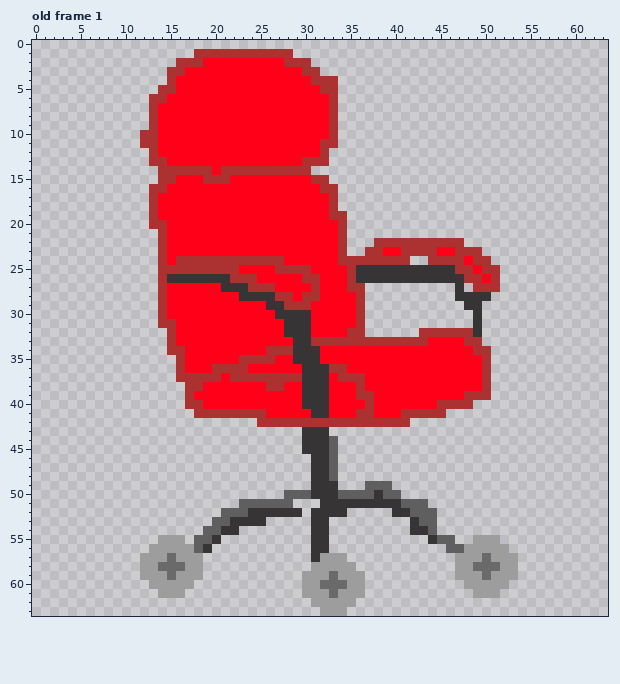
One commit to this pixel-art file: draclove-love/typeshit/zidle_idle.aseprite. The picture above is the old version.
64x64 pixels, 1 frame. Shown: old frame 1. The commit also changed other frames, which this record leaves out.
New version:
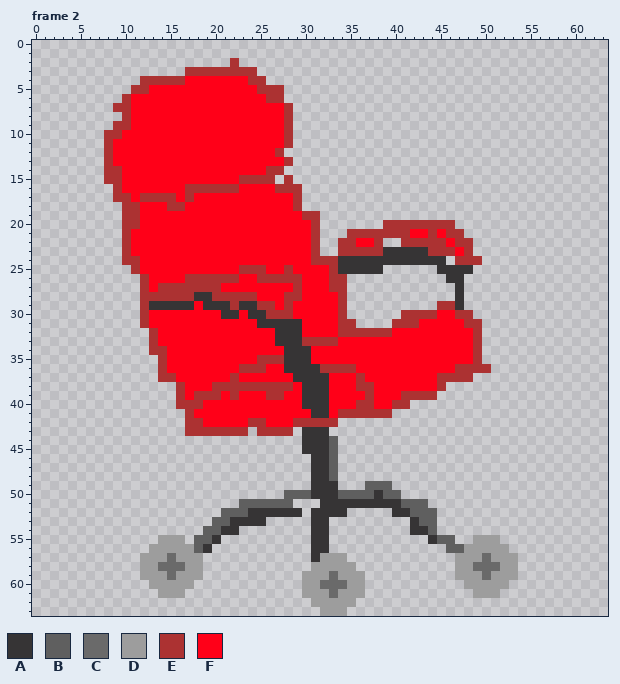
Palette (. is transparent): A #363435  B #5f5f5f  C #6a6a6a  D #9d9d9d  E #ac3232  F #ff0018
A new or re-ordered frame is compared with the old frame closest to it.
Log entry: Made idle animation for chair
What changed:
frames 1 -> 8
--- frame 2 is new; against old frame 1
@@ x 0..63 @@
  0 ................................................................
- 1 ..................EEEEEEEEEEE...................................
- 2 ................EEEFFFFFFFFFEEE.................................
- 3 ...............EEFFFFFFFFFFFFFEE................................
- 4 ...............EFFFFFFFFFFFFFFFEEE..............................
- 5 ..............EEFFFFFFFFFFFFFFFFEE..............................
- 6 .............EEFFFFFFFFFFFFFFFFFFE..............................
- 7 .............EFFFFFFFFFFFFFFFFFFFE..............................
- 8 .............EFFFFFFFFFFFFFFFFFFFE..............................
- 9 .............EFFFFFFFFFFFFFFFFFFFE..............................
-10 ............EEFFFFFFFFFFFFFFFFFFFE..............................
-11 ............EEFFFFFFFFFFFFFFFFFFEE..............................
-12 .............EFFFFFFFFFFFFFFFFFFE...............................
-13 .............EEFFFFFFFFFFFFFFFEEE...............................
-14 ..............EEEEEEFEEEEEEEEEE.................................
-15 ..............EEFFFEEEFFFFFFFFFEE...............................
-16 .............EEFFFFFFFFFFFFFFFFFEE..............................
-17 .............EFFFFFFFFFFFFFFFFFFFE..............................
-18 .............EFFFFFFFFFFFFFFFFFFFE..............................
-19 .............EFFFFFFFFFFFFFFFFFFFEE.............................
-20 .............EEFFFFFFFFFFFFFFFFFFFE.............................
-21 ..............EFFFFFFFFFFFFFFFFFFFE.............................
-22 ..............EFFFFFFFFFFFFFFFFFFFE...EEEEEEEEEE................
-23 ..............EFFFFFFFFFFFFFFFFFFFE..EEFFEEEEFFEEE..............
-24 ..............EFEEEEEEEEEEEEFFFFFFEEEEEEEE..EEEEFEE.............
-25 ..............EEEEEEEEEFFFFEEEEFFFFEAAAAAAAAAAAEEFEE............
-26 ..............EAAAAAAAEEEFFFFFEEFFFEAAAAAAAAAAAAEEFE............
-27 ..............EFFFFFFAAAEEEFFFFEFFFEE..........A.EEE............
-28 ..............EFFFFFFFFAAAAEEFEEFFFFE..........AAAA.............
-29 ..............EFFFFFFFFFFFAAEEEFFFFFE...........AA..............
-30 ..............EFFFFFFFFFFFFAAAAFFFFFE............A..............
-31 ..............EEFFFFFFFFFFFFAAAFFFFFE............A..............
-32 ...............EFFFFFFFFFFFFAAAFFFFEE......EEEEEEA..............
-33 ...............EFFFFFFFFFFFFFAAEEEEEEEEEEEEEFFFFEE..............
-34 ...............EEFFFFFFFFFEEEAAAFFFFFFFFFFFFFFFFFEE.............
-35 ................EFFFFFFEEEEFFAAAFFFFFFFFFFFFFFFFFFE.............
-36 ................EFFFEEEEFFFFFFAAAEEFFFFFFFFFFFFFFFE.............
-37 ................EEEEEFEEEEEEEEAAAFEEEFFFFFFFFFFFFFE.............
-38 .................EEFFFFFFFEEFFAAAFFFEFFFFFFFFFFFFFE.............
-39 .................EFFFFFFFFFFFFAAAFFFEEFFFFFFFFFFEEE.............
-40 .................EEFFFFFFFFFFFAAAFFFFEFFFFFFFEEEE...............
-41 ..................EEEEEEEEFFFFFAAFFFEEFFFEEEEE..................
-42 .........................EEEEEEEEEEEEEEEEE......................
-43 ..............................AAA...............................
+ 1 ................................................................
+ 2 ......................E.........................................
+ 3 .................EEEEEEEE.......................................
+ 4 ............EEEEEFFFFFFFEE......................................
+ 5 ...........EEFFFFFFFFFFFFEEE....................................
+ 6 ..........EFFFFFFFFFFFFFFFEE....................................
+ 7 .........EEFFFFFFFFFFFFFFFFFE...................................
+ 8 ..........EFFFFFFFFFFFFFFFFFE...................................
+ 9 .........EEFFFFFFFFFFFFFFFFFE...................................
+10 ........EEFFFFFFFFFFFFFFFFFFE...................................
+11 ........EFFFFFFFFFFFFFFFFFFFE...................................
+12 ........EFFFFFFFFFFFFFFFFFFE....................................
+13 ........EFFFFFFFFFFFFFFFFFFFE...................................
+14 ........EEFFFFFFFFFFFFFFFFEE....................................
+15 ........EEFFFFFFFFFFFFFEEEE.E...................................
+16 .........EFFFFFFFEEEEEEFFFFEEE..................................
+17 .........EEFEEEEFEFFFFFFFFFFFE..................................
+18 ..........EEFFFEEFFFFFFFFFFFFE..................................
+19 ..........EEFFFFFFFFFFFFFFFFFFEE................................
+20 ..........EEFFFFFFFFFFFFFFFFFFFE.......EEEEEEEE.................
+21 ..........EFFFFFFFFFFFFFFFFFFFFE...EEEEEEEFFEFEE................
+22 ..........EFFFFFFFFFFFFFFFFFFFFE..EEFFE..EEEEEFEE...............
+23 ..........EFFFFFFFFFFFFFFFFFFFFE..EEEEEAAAAAEEEFE...............
+24 ..........EEFFFFFFFFFFFFFFFFFFFEEEAAAAAAAAAAAA.EEE..............
+25 ...........EFFFFFFFFFFFEEEFFEFFFFEAAAAA......AAAA...............
+26 ............EFFFFEEEEEEFFEEEEEFFFEE...........AA................
+27 ............EFEEEEEEEFFFFFFFFEFFFEE............A................
+28 ............EEEEEEAAEEEEEFFFEEFFFFE............A................
+29 ............EAAAAAFAAAEAAEEFEFFFFFE..........EEA................
+30 ............EFFFFFFFFAAFAAEEEFFFFFE......EEEEFFEE...............
+31 ............EFFFFFFFFFFFFAAAAAFFFFEE....EEEFFFFFEE..............
+32 .............EFFFFFFFFFFFFFAAAFFFFEEEEEEFFFFFFFFFE..............
+33 .............EFFFFFFFFFFFFFAAAEEEEFFFFFFFFFFFFFFFE..............
+34 .............EEFFFFFFFFFFFFFAAAFFFFFFFFFFFFFFFFFFE..............
+35 ..............EFFFFFFFFFFEEEAAAFFFFFFFFFFFFFFFFFFE..............
+36 ..............EFFFFFFFFEEEFFAAAAEEEEFFFFFFFFFFFEEEE.............
+37 ..............EEFFFFFFEFFFFFFAAAAFFFEFFFFFFFFEEEE...............
+38 ................EFFFEEEEEEEEEFAAAFFFEEFFFFFFFE..................
+39 ................EFEEEFEFFFEEFFAAAFFFFEFFFEEEE...................
+40 ................EEEFFFFFFFFFFFAAAFFFEEFFEE......................
+41 .................EFFFFFFFFFFFFFAAFEEEEEE........................
+42 .................EEFFFFFEEFFFEEEEE..............................
+43 .................EEEEEEE.EEEE.AAA...............................
 44 ..............................AAAB..............................
Where, in picture pixels (left, top, right, bottom), the same in both pictures:
changed: (104, 49, 500, 436)
